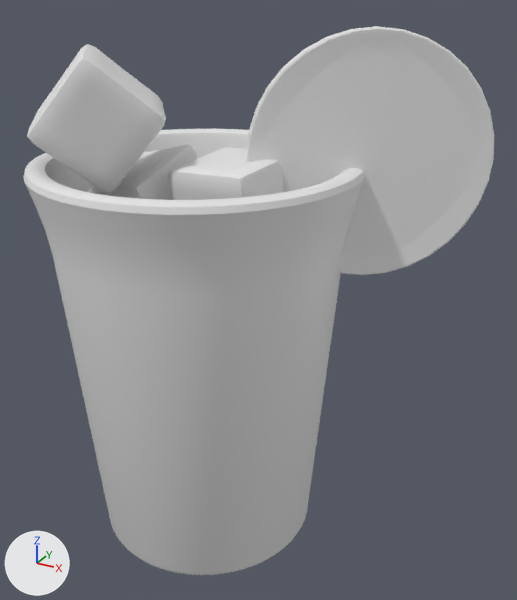
Two versions of the OBJ model public/assets/drink-baked/blog0086.obj, one commit apart.
The view is the same before and after, from a 50 mm lens placed at (3.42, -5.13, 5.07), pointed at (0.54, 0.1, 2.46). Arrows for +X, +Y and +Z are at lower left; the lights stay in place. The older version comes first. Where no turn or scale is listed for an object, it has been applied to the vertices.
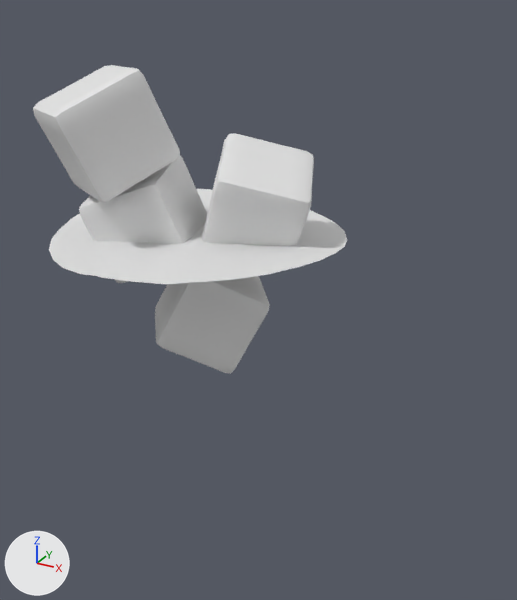
What differs and where, as boxes [x1, y1, x2, y2] in the pictures (517 x 600 px; the box of a moved part takes in the faces that stretch with it):
'Cylinder', deleted: before [23, 129, 365, 575]
'Circle.001', deleted: before [246, 26, 494, 275]
'Cube.003', reshaped (8% shorter): before [27, 44, 166, 193]; after [33, 65, 180, 202]
'Cube.002', reshaped: before [168, 147, 283, 200]; after [202, 133, 314, 271]
'Cube.001', reshaped: before [88, 145, 198, 200]; after [79, 156, 207, 283]
part 4 of me_plane, moved or reshaped (not visible before): after [49, 189, 347, 284]
'Cube', unchanged, uncovered by the edit: after [155, 276, 270, 374]

Edits to the bpy script that builds the scene:
```text
Change me_cube_001:
    used by ob_cube_001; location = (0.0, 0.0, 0.0)
    remove me_cube_001.from_pydata(...)  # 386 vertices, 384 faces; spans x -0.985..0.039, y -0.525..0.536, z 2.664..3.766
    add me_cube_001.from_pydata(...)  # 386 vertices, 384 faces; spans x -0.992..0.127, y -0.708..0.36, z 2.629..3.682
    me_cube_001 part 1: the whole mesh is multiplied about its middle by the matrix ((0.907, -0.397, -0.141), (0.417, 0.894, 0.162), (0.062, -0.205, 0.977)), then moved by (0.041, -0.18, -0.06)
Change me_cube_002:
    used by ob_cube_002; location = (0.0, 0.0, 0.0)
    remove me_cube_002.from_pydata(...)  # 386 vertices, 384 faces; spans x -0.042..0.886, y -0.523..0.408, z 2.912..3.808
    add me_cube_002.from_pydata(...)  # 386 vertices, 384 faces; spans x -0.097..1.081, y -0.389..0.747, z 2.79..3.891
    me_cube_002 part 2: the whole mesh is multiplied about its middle by the matrix ((0.214, -0.922, 0.324), (-0.185, -0.364, -0.913), (0.959, 0.136, -0.248)), then moved by (0.07, 0.236, -0.02)
Change me_cube_003:
    used by ob_cube_003; location = (0.0, 0.0, 0.0)
    remove me_cube_003.from_pydata(...)  # 386 vertices, 384 faces; spans x -1.258..0.023, y -1.124..0.099, z 3.518..4.625
    add me_cube_003.from_pydata(...)  # 386 vertices, 384 faces; spans x -1.149..0.017, y -1.093..0.117, z 3.447..4.478
    me_cube_003 part 3: the whole mesh is multiplied about its middle by the matrix ((0.67, -0.51, -0.54), (-0.037, 0.703, -0.71), (0.742, 0.496, 0.452)), then moved by (0.052, 0.025, -0.11)
Change me_plane:
    used by ob_plane; location = (0.0, 0.0, 0.0)
    remove me_plane.from_pydata(...)  # 254 vertices, 74 faces; spans x -1.31..1.31, y -1.3..1.3, z 3.0..3.1
    add me_plane.from_pydata(...)  # 230 vertices, 171 faces; spans x -1.31..1.31, y -1.31..1.31, z 3.0..3.1
    me_plane part 4: 18 vertices moved from x -1.31..1.31, y -1.3..1.3, z 3.03..3.07 to x -1.31..1.31, y -1.31..1.31, z 3.03..3.07; 180 vertices removed from x -1.3..1.3, y -1.28..1.28, z 3.0..3.1; 156 vertices added at x -1.29..1.29, y -1.28..1.28, z 3.0..3.1
Remove ob_circle_001:
    ob_circle_001 = bpy.data.objects.new('Circle.001', me_circle_001)
    ob_circle_001.location = (0.0, 0.0, 0.0)
Remove ob_cylinder:
    ob_cylinder = bpy.data.objects.new('Cylinder', me_cylinder)
    ob_cylinder.location = (0.0, 0.0, 0.0)
```
